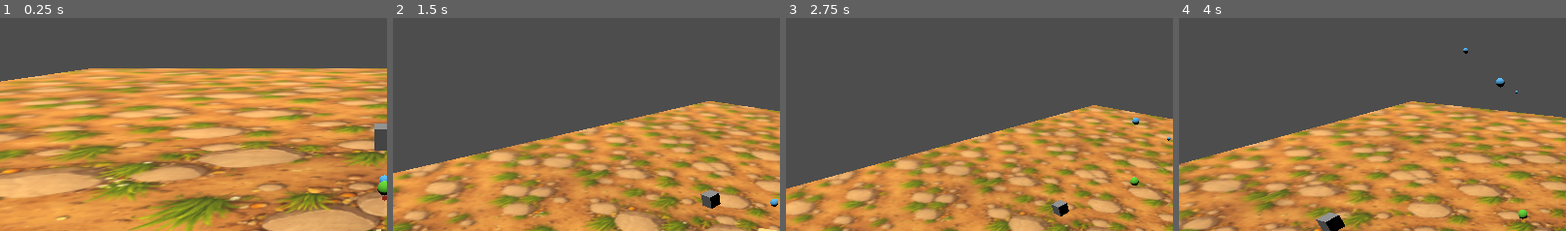
Above: before the commit, frames 1-4 (left to right).
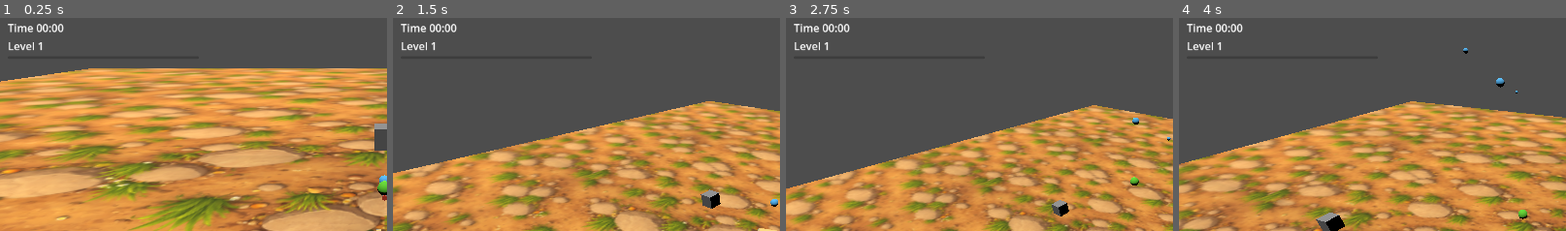
Above: after the commit, the same moments.

Repository: tokkoro/hordecopter
Game: Godot game, scene res://theworld.tscn
The game is run twice, just before and just after one commit, with the same random seed, the same clock (stepped at 60 frames per second) and the same inputs.
Inputs:
- Up to frame 1 (0.25 s): no input
- Up to frame 2 (1.5 s): hold D (p1_thrust_right) 0.53-1.28 s; hold Q (p1_rotate_ccw) 0.53-1.28 s; hold S (p1_thurst_backward) from 1.28 s (still down); tap E (p1_rotate_cw) at 1.35 s
- Up to frame 3 (2.75 s): release S (p1_thurst_backward) at 2.03 s; hold D (p1_thrust_right) from 2.03 s (still down); tap G (p1_show_info_toggle) at 2.1 s
- Up to frame 4 (4 s): release D (p1_thrust_right) at 2.78 s; hold W (p1_thrust_forward) 2.78-3.53 s; tap Q (p1_rotate_ccw) at 2.85 s; hold A (p1_thurst_left) from 3.53 s (still down); hold E (p1_rotate_cw) from 3.53 s (still down)
The pictures show only the part of the screen within x 0-50%, y 0-50%; the shares and areas given below are measured in that part.

The runs differ from the first frame. In frame 1, 0.5% of the frame differs, in the area x 2-17%, y 2-16%; in frame 2, 0.5%; in frame 3, 0.5%; in frame 4, 0.5%.

Commit message:
feat(hud): add timer and experience progression

Diff:
--- a/hordecopter-godot/enemies/enemy_spawner.gd
+++ b/hordecopter-godot/enemies/enemy_spawner.gd
@@ -9,7 +9,8 @@
 #                 • spawn_radius: float – radius around spawner
 #                 • spawn_height: float – vertical spawn offset
 # Dependencies     • res://enemies/test_enemy.tscn (assigned in scene)
-# Last Major Rev   • 25-09-26 – initial spawner
+#                 • res://game_state.gd
+# Last Major Rev   • 25-09-27 – add time-based enemy scaling
 ###############################################################
 
 class_name EnemySpawner
@@ -52,6 +53,7 @@
 	var enemy_spawner_offset: Vector3 = _random_offset()
 	enemy_spawner_instance.global_position = global_position + enemy_spawner_offset
 	get_tree().current_scene.add_child(enemy_spawner_instance)
+	_apply_time_scaling(enemy_spawner_instance)
 
 
 func _random_offset() -> Vector3:
@@ -62,3 +64,13 @@
 		spawn_height,
 		sin(enemy_spawner_angle) * enemy_spawner_radius
 	)
+
+
+func _apply_time_scaling(enemy_instance: Node) -> void:
+	var game_state := get_tree().get_first_node_in_group("game_state")
+	if game_state == null:
+		return
+	if not game_state.has_method("get_elapsed_time"):
+		return
+	if enemy_instance.has_method("configure_from_time"):
+		enemy_instance.configure_from_time(game_state.get_elapsed_time())
--- a/hordecopter-godot/enemies/test_enemy.gd
+++ b/hordecopter-godot/enemies/test_enemy.gd
@@ -2,20 +2,34 @@
 # enemies/test_enemy.gd
 # Key Classes      • TestEnemy – wandering target dummy
 # Key Functions    • apply_damage() – reduce health and despawn
+#                 • configure_from_time() – set health/exp scaling
 #                 • _pick_wander_direction() – choose a new wander heading
 # Critical Consts  • n/a
 # Editor Exports   • health: float – hit points
-# Dependencies     • n/a
-# Last Major Rev   • 25-09-26 – add wandering movement
+#                 • base_health: float – baseline health
+#                 • health_per_second: float – time scaling for health
+#                 • base_experience_reward: int – base exp reward
+#                 • experience_per_second: float – time scaling for exp
+#                 • experience_token_scene: PackedScene – drop scene
+# Dependencies     • res://items/experience_token.tscn
+# Last Major Rev   • 25-09-27 – add experience drops + scaling
 ###############################################################
 
 class_name TestEnemy
 extends CharacterBody3D
 
 @export var health: float = 12.0
+@export var base_health: float = 12.0
+@export var health_per_second: float = 0.25
+@export var base_experience_reward: int = 1
+@export var experience_per_second: float = 0.1
+@export var experience_token_scene: PackedScene
 @export var test_enemy_wander_speed: float = 2.5
 @export var test_enemy_wander_interval: float = 1.5
 
+var test_enemy_experience_reward: int = 1
+var test_enemy_configured: bool = false
+var test_enemy_is_dead: bool = false
 var test_enemy_wander_direction: Vector3 = Vector3.ZERO
 var test_enemy_wander_elapsed: float = 0.0
 var test_enemy_rng: RandomNumberGenerator = RandomNumberGenerator.new()
@@ -25,6 +39,7 @@
 	add_to_group("enemies")
 	test_enemy_rng.randomize()
 	_pick_wander_direction()
+	_apply_initial_scaling()
 
 
 func _physics_process(delta: float) -> void:
@@ -43,5 +58,43 @@
 
 func apply_damage(amount: float) -> void:
 	health -= amount
-	if health <= 0.0:
+	if health <= 0.0 and not test_enemy_is_dead:
+		test_enemy_is_dead = true
+		_drop_experience()
 		queue_free()
+
+
+func configure_from_time(time_seconds: float) -> void:
+	var scaled_health := base_health + time_seconds * health_per_second
+	health = max(1.0, scaled_health)
+	var scaled_experience := base_experience_reward + time_seconds * experience_per_second
+	test_enemy_experience_reward = max(1, int(round(scaled_experience)))
+	test_enemy_configured = true
+
+
+func _apply_initial_scaling() -> void:
+	if test_enemy_configured:
+		return
+	if not is_equal_approx(health, base_health):
+		test_enemy_experience_reward = base_experience_reward
+		return
+	var game_state := get_tree().get_first_node_in_group("game_state")
+	if game_state != null and game_state.has_method("get_elapsed_time"):
+		configure_from_time(game_state.get_elapsed_time())
+	else:
+		test_enemy_experience_reward = base_experience_reward
+
+
+func _drop_experience() -> void:
+	if experience_token_scene == null:
+		return
+	var token := experience_token_scene.instantiate()
+	var current_scene := get_tree().current_scene
+	if current_scene == null:
+		return
+	current_scene.add_child(token)
+	if token is Node3D:
+		var token_node := token as Node3D
+		token_node.global_position = global_position
+	if token.has_method("configure_amount"):
+		token.configure_amount(test_enemy_experience_reward)
--- a/hordecopter-godot/enemies/test_enemy.tscn
+++ b/hordecopter-godot/enemies/test_enemy.tscn
@@ -1,6 +1,7 @@
 [gd_scene format=3]
 
 [ext_resource type="Script" path="res://enemies/test_enemy.gd" id="1_test_enemy"]
+[ext_resource type="PackedScene" path="res://items/experience_token.tscn" id="2_experience_token"]
 
 [sub_resource type="BoxMesh" id="BoxMesh_7dgk3"]
 size = Vector3(1.2, 1.2, 1.2)
@@ -10,6 +11,7 @@
 
 [node name="TestEnemy" type="CharacterBody3D"]
 script = ExtResource("1_test_enemy")
+experience_token_scene = ExtResource("2_experience_token")
 
 [node name="MeshInstance3D" type="MeshInstance3D" parent="."]
 mesh = SubResource("BoxMesh_7dgk3")
--- /dev/null
+++ b/hordecopter-godot/game_state.gd
@@ -0,0 +1,87 @@
+###############################################################
+# game_state.gd
+# Key Classes      • GameState – global timer and experience tracker
+# Key Functions    • add_experience() – apply experience and handle leveling
+#                 • get_elapsed_time() – report time since start
+# Critical Consts  • n/a
+# Editor Exports   • level_start: int – starting level
+#                 • experience_start: int – starting experience value
+#                 • experience_to_next_level: int – initial level threshold
+#                 • experience_growth: float – growth multiplier per level
+# Dependencies     • res://ui/hud.gd
+# Last Major Rev   • 25-09-27 – add timer + experience progression
+###############################################################
+
+class_name GameState
+extends Node
+
+@export var level_start: int = 1
+@export var experience_start: int = 0
+@export var experience_to_next_level: int = 10
+@export var experience_growth: float = 1.35
+
+var game_state_elapsed_time: float = 0.0
+var game_state_level: int = 1
+var game_state_experience: int = 0
+var game_state_experience_cap: int = 10
+var game_state_hud: Node
+
+
+func _ready() -> void:
+	add_to_group("game_state")
+	game_state_level = max(1, level_start)
+	game_state_experience = max(0, experience_start)
+	game_state_experience_cap = max(1, experience_to_next_level)
+	game_state_hud = _find_hud()
+	_refresh_hud()
+
+
+func _process(delta: float) -> void:
+	game_state_elapsed_time += delta
+	_update_time_hud()
+
+
+func add_experience(amount: int) -> void:
+	if amount <= 0:
+		return
+	game_state_experience += amount
+	while game_state_experience >= game_state_experience_cap:
+		game_state_experience -= game_state_experience_cap
+		game_state_level += 1
+		game_state_experience_cap = int(round(game_state_experience_cap * experience_growth))
+		game_state_experience_cap = max(1, game_state_experience_cap)
+	_refresh_hud()
+
+
+func get_elapsed_time() -> float:
+	return game_state_elapsed_time
+
+
+func get_experience_progress() -> float:
+	return float(game_state_experience) / float(max(1, game_state_experience_cap))
+
+
+func _find_hud() -> Node:
+	var huds := get_tree().get_nodes_in_group("hud")
+	if huds.size() > 0:
+		return huds[0]
+	return null
+
+
+func _refresh_hud() -> void:
+	if game_state_hud == null:
+		return
+	if game_state_hud.has_method("update_level"):
+		game_state_hud.update_level(
+			game_state_level,
+			get_experience_progress(),
+			game_state_experience,
+			game_state_experience_cap
+		)
+
+
+func _update_time_hud() -> void:
+	if game_state_hud == null:
+		return
+	if game_state_hud.has_method("update_time"):
+		game_state_hud.update_time(game_state_elapsed_time)
--- /dev/null
+++ b/hordecopter-godot/items/experience_token.gd
@@ -0,0 +1,63 @@
+###############################################################
+# items/experience_token.gd
+# Key Classes      • ExperienceToken – pickup that grants experience
+# Key Functions    • configure_amount() – set token experience value
+#                 • _collect() – grant experience and remove token
+# Critical Consts  • n/a
+# Editor Exports   • experience_amount: int – experience granted
+#                 • pickup_radius: float – auto-collect range
+#                 • magnet_radius: float – attraction range
+#                 • magnet_speed: float – attraction speed
+# Dependencies     • res://game_state.gd
+# Last Major Rev   • 25-09-27 – initial experience token pickup
+###############################################################
+
+class_name ExperienceToken
+extends Node3D
+
+@export var experience_amount: int = 1
+@export var pickup_radius: float = 1.5
+@export var magnet_radius: float = 6.0
+@export var magnet_speed: float = 8.0
+
+var experience_token_target: Node3D
+
+
+func _ready() -> void:
+	add_to_group("experience_tokens")
+
+
+func _physics_process(delta: float) -> void:
+	var target := _get_target()
+	if target == null:
+		return
+	var distance := global_position.distance_to(target.global_position)
+	if distance <= pickup_radius:
+		_collect()
+		return
+	if distance <= magnet_radius:
+		global_position = global_position.move_toward(target.global_position, magnet_speed * delta)
+
+
+func configure_amount(amount: int) -> void:
+	experience_amount = max(1, amount)
+
+
+func _get_target() -> Node3D:
+	if experience_token_target != null and is_instance_valid(experience_token_target):
+		return experience_token_target
+	var current_scene := get_tree().current_scene
+	if current_scene == null:
+		return null
+	var found := current_scene.find_child("Hordecopter", true, false)
+	if found != null and found is Node3D:
+		experience_token_target = found as Node3D
+		return experience_token_target
+	return null
+
+
+func _collect() -> void:
+	var game_state := get_tree().get_first_node_in_group("game_state")
+	if game_state != null and game_state.has_method("add_experience"):
+		game_state.add_experience(experience_amount)
+	queue_free()
--- /dev/null
+++ b/hordecopter-godot/items/experience_token.tscn
@@ -0,0 +1,20 @@
+[gd_scene format=3]
+
+[ext_resource type="Script" path="res://items/experience_token.gd" id="1_experience_token"]
+
+[sub_resource type="SphereMesh" id="SphereMesh_1pxud"]
+radius = 0.2
+height = 0.4
+
+[sub_resource type="StandardMaterial3D" id="StandardMaterial3D_9mpb1"]
+albedo_color = Color(0.2, 0.9, 0.4, 1)
+emission_enabled = true
+emission = Color(0.2, 0.9, 0.4, 1)
+emission_energy = 1.5
+
+[node name="ExperienceToken" type="Node3D"]
+script = ExtResource("1_experience_token")
+
+[node name="MeshInstance3D" type="MeshInstance3D" parent="."]
+mesh = SubResource("SphereMesh_1pxud")
+material_override = SubResource("StandardMaterial3D_9mpb1")
--- a/hordecopter-godot/theworld.tscn
+++ b/hordecopter-godot/theworld.tscn
@@ -5,6 +5,8 @@
 [ext_resource type="Script" path="res://camera_3d.gd" id="3_qn30u"]
 [ext_resource type="PackedScene" path="res://enemies/test_enemy.tscn" id="4_test_enemy"]
 [ext_resource type="Script" path="res://enemies/enemy_spawner.gd" id="5_enemy_spawner"]
+[ext_resource type="Script" path="res://game_state.gd" id="6_game_state"]
+[ext_resource type="Script" path="res://ui/hud.gd" id="7_hud"]
 
 [sub_resource type="StandardMaterial3D" id="StandardMaterial3D_qn30u"]
 albedo_texture = ExtResource("2_wkxu0")
@@ -43,6 +45,37 @@
 script = ExtResource("5_enemy_spawner")
 enemy_scene = ExtResource("4_test_enemy")
 
+[node name="GameState" type="Node" parent="."]
+script = ExtResource("6_game_state")
+
+[node name="HUD" type="CanvasLayer" parent="."]
+script = ExtResource("7_hud")
+
+[node name="MarginContainer" type="MarginContainer" parent="HUD"]
+offset_left = 16.0
+offset_top = 16.0
+offset_right = 300.0
+offset_bottom = 140.0
+
+[node name="VBoxContainer" type="VBoxContainer" parent="HUD/MarginContainer"]
+offset_right = 284.0
+offset_bottom = 124.0
+
+[node name="TimeLabel" type="Label" parent="HUD/MarginContainer/VBoxContainer"]
+text = "Time 00:00"
+
+[node name="LevelLabel" type="Label" parent="HUD/MarginContainer/VBoxContainer"]
+text = "Level 1"
+
+[node name="LevelProgress" type="ProgressBar" parent="HUD/MarginContainer/VBoxContainer"]
+max_value = 1.0
+value = 0.0
+show_percentage = false
+
+[node name="ExperienceLabel" type="Label" parent="HUD/MarginContainer/VBoxContainer"]
+visible = false
+text = "0 / 0 XP"
+
 [node name="TestEnemy" parent="." unique_id=125256021 instance=ExtResource("4_test_enemy")]
 transform = Transform3D(1, 0, 0, 0, 1, 0, 0, 0, 1, 0, 0.6, -12)
 health = 1200.0
--- /dev/null
+++ b/hordecopter-godot/ui/hud.gd
@@ -0,0 +1,42 @@
+###############################################################
+# ui/hud.gd
+# Key Classes      • GameHud – on-screen timer/level UI
+# Key Functions    • update_time() – refresh timer text
+#                 • update_level() – refresh level/progress bar
+# Critical Consts  • n/a
+# Editor Exports   • show_experience_numbers: bool – show xp text
+# Dependencies     • res://game_state.gd
+# Last Major Rev   • 25-09-27 – initial HUD for timer + level
+###############################################################
+
+class_name GameHud
+extends CanvasLayer
+
+@export var show_experience_numbers: bool = false
+
+@onready var hud_time_label: Label = $MarginContainer/VBoxContainer/TimeLabel
+@onready var hud_level_label: Label = $MarginContainer/VBoxContainer/LevelLabel
+@onready var hud_level_bar: ProgressBar = $MarginContainer/VBoxContainer/LevelProgress
+@onready var hud_experience_label: Label = $MarginContainer/VBoxContainer/ExperienceLabel
+
+
+func _ready() -> void:
+	add_to_group("hud")
+	hud_level_bar.min_value = 0.0
+	hud_level_bar.max_value = 1.0
+	hud_level_bar.value = 0.0
+	hud_experience_label.visible = show_experience_numbers
+
+
+func update_time(time_seconds: float) -> void:
+	var total_seconds := int(floor(time_seconds))
+	var minutes := total_seconds / 60
+	var seconds := total_seconds % 60
+	hud_time_label.text = "Time %02d:%02d" % [minutes, seconds]
+
+
+func update_level(level: int, progress: float, experience: int, experience_cap: int) -> void:
+	hud_level_label.text = "Level %d" % level
+	hud_level_bar.value = clamp(progress, 0.0, 1.0)
+	if show_experience_numbers:
+		hud_experience_label.text = "%d / %d XP" % [experience, experience_cap]
